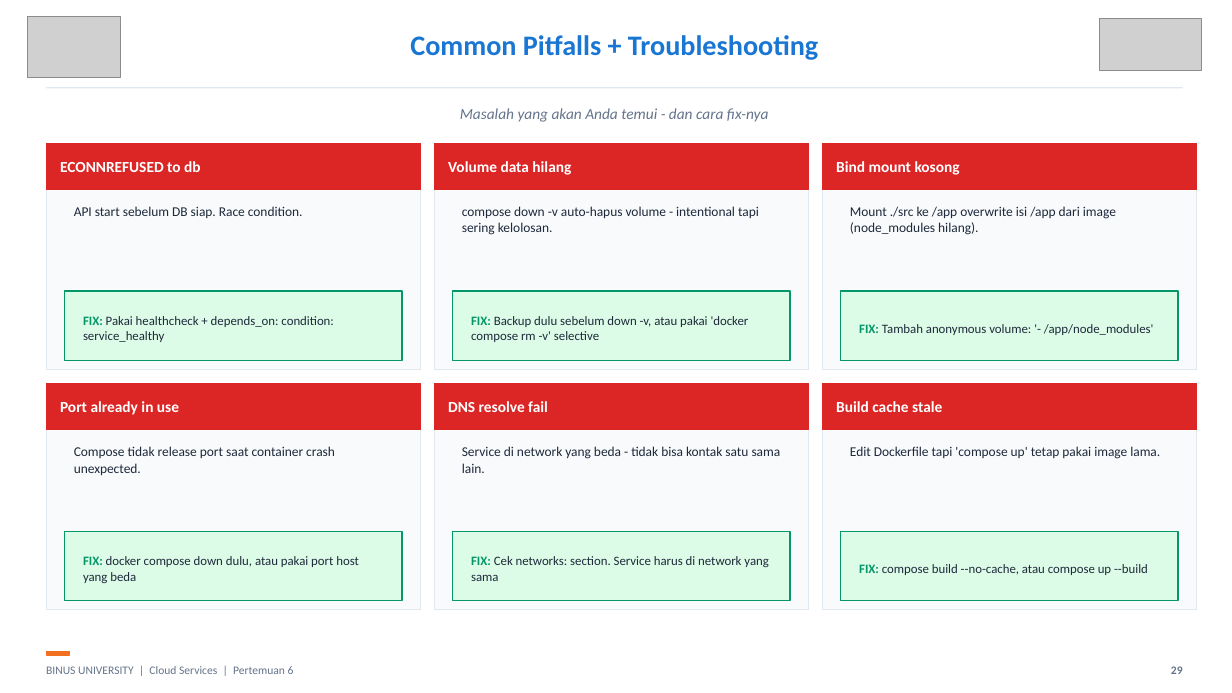
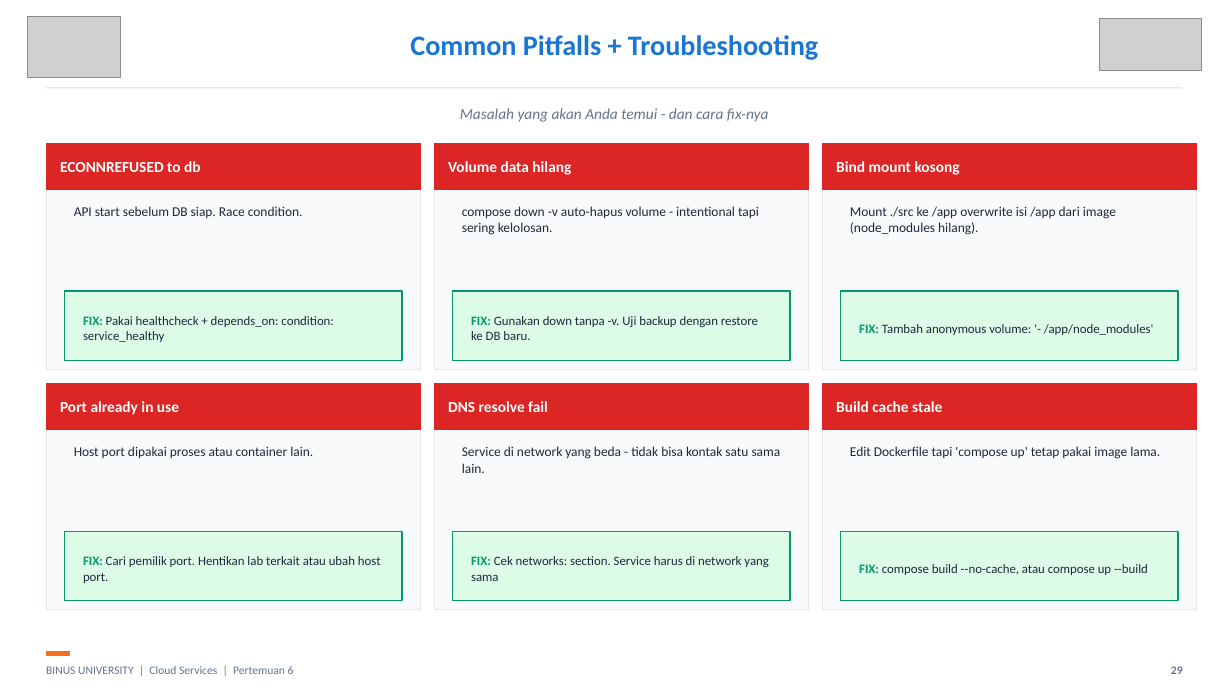
Before and after one commit to SeedFlora/meet6CloudService, a slide deck: slide 29 of slides/Teori_Pertemuan_06.pptx. Drawn at 1232x693 pixels with LibreOffice and Linux fonts; fonts in the diff are those of the drawing; grey boxes stand for pictures. Boxes give left, top, right and bottom in pixels: in the first picture for what was removed or moved away, otherwise in the second. Text is boxed around its words. In the diff, an @@ line names an element or a change of style, - is before the commit and + after.

Commit message:
Complete Docker Compose theory walkthrough and repair slide readability

```diff
--- a/slides/Teori_Pertemuan_06.pptx
+++ b/slides/Teori_Pertemuan_06.pptx
@@ text at [471,316,758,340]: text changed @@
-FIX: Backup dulu sebelum down -v, atau pakai 'docker compose rm -v' selective
+FIX: Gunakan down tanpa -v. Uji backup dengan restore ke DB baru.
@@ text at [74,446,313,458]: text changed @@
-Compose tidak release port saat container crash unexpected.
+Host port dipakai proses atau container lain.
@@ text at [83,556,381,583]: text changed @@
-FIX: docker compose down dulu, atau pakai port host yang beda
+FIX: Cari pemilik port. Hentikan lab terkait atau ubah host port.
```
Also in this commit, not shown: 17 other slides changed, 4 other files.
